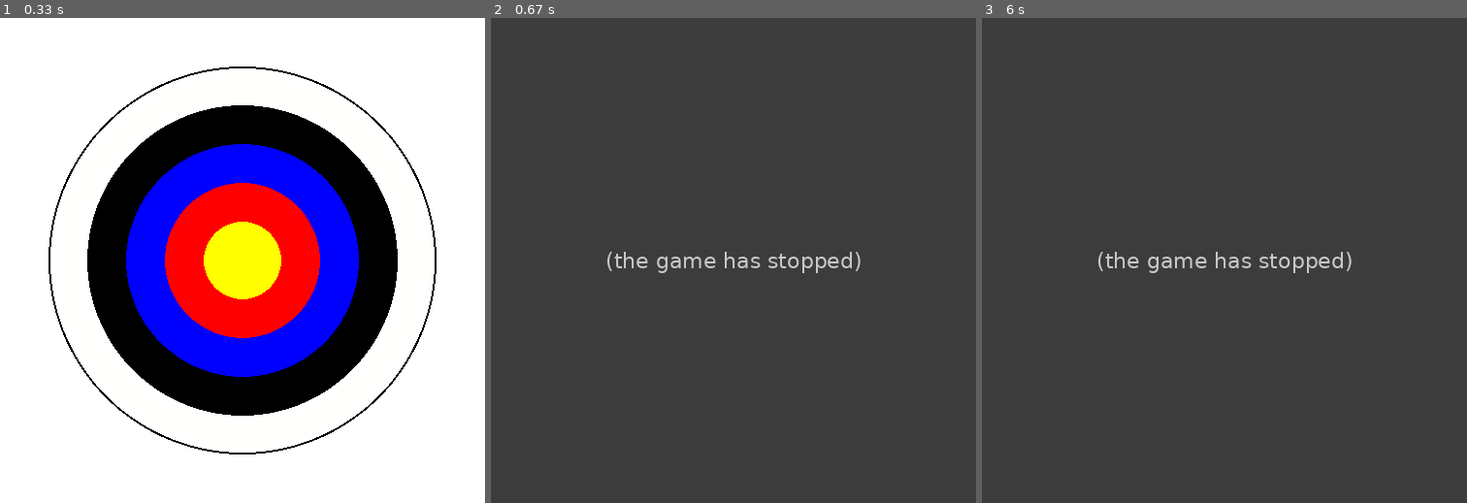
Above: before the commit, frames 1-3 (left to right).
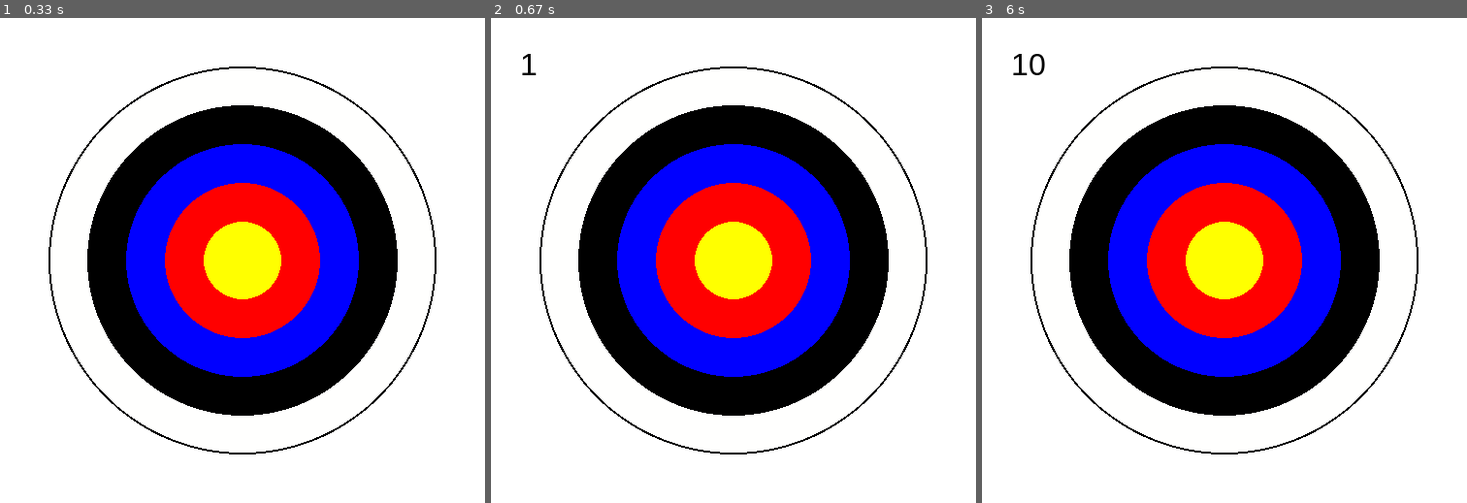
Above: after the commit, the same moments.

Repository: crookescout/Unit_10
Game: pygame game, started from unit_10_assignment.py
Same seed, same stepped clock (60 frames per second), same inputs: the game is played once before the commit and once after it.
Inputs (mouse positions are in pixels of both pictures, inside the frame that each line leads up to):
- Up to frame 1 (0.33 s): no input
- Up to frame 2 (0.67 s): click (888, 245) at 0.38 s
- Up to frame 3 (6 s): click (1243, 241) at 5.72 s

Frame 1 is identical in both runs. In frame 2, 100% of the frame differs, in the area x 0-100%, y 0-100%; in frame 3, 100%.
Error before the commit: TypeError: text must be a unicode or bytes (target.py line 40); the game stopped at 0.38 s (later frames are placeholders)

Commit message:
Finished unit 10 assignment

Diff:
--- a/target.py
+++ b/target.py
@@ -1,4 +1,4 @@
-# Scout Crooke, 12/13/19, this program performs unit 10 assignment option three: a target game
+# Scout Crooke, 1/6/20, this program performs unit 10 assignment option 3: a target game
 
 import pygame
 
@@ -10,6 +10,10 @@
         self.score = 0
 
     def draw_target(self):
+        """
+        this method draws 6 different colored circles with different sizes to form a target
+        :return: none
+        """
         x = int(self.main_surface.get_width()/2)
         y = int(self.main_surface.get_height()/2)
         pygame.draw.circle(self.main_surface, (255, 255, 254), (x, y), 200, 0)
@@ -20,8 +24,13 @@
         pygame.draw.circle(self.main_surface, (255, 255, 0), (x, y), 40, 0)
 
     def get_score(self, position):
+        """
+        this method calculates the user's score depending on what color circle of the target they click on
+        :param position: the position is the mouse coordinates on the target
+        :return: none
+        """
         target_color = self.main_surface.get_at(position)
-        if target_color == (255, 25, 0 , 255):
+        if target_color == (255, 255, 0, 255):
             self.update_score(9)
         elif target_color == (255, 0, 0, 255):
             self.update_score(7)
@@ -30,12 +39,17 @@
         elif target_color == (0, 0, 0, 255):
             self.update_score(3)
         elif target_color == (255, 255, 254, 255):
-            self.update_score(3)
+            self.update_score(1)
 
     def update_score(self, score):
+        """
+        this method updates the user's score and displays it on the screen
+        :param score: the user's score depending on the color of the circle they clicked on the target
+        :return: none
+        """
         self.main_surface.fill((255, 255, 255))
         self.draw_target()
         self.score += score
         mouse_font = pygame.font.SysFont("Helvetica", 32)
-        mouse_label = mouse_font.render(float(score), 1, (0, 0, 0))
+        mouse_label = mouse_font.render(str(self.score), 1, (0, 0, 0))
         self.main_surface.blit(mouse_label, (30, 30))
--- a/unit_10_assignment.py
+++ b/unit_10_assignment.py
@@ -1,4 +1,4 @@
-# Scout Crooke, 12/17/19, this program plays a target game
+# Scout Crooke, 1/6/20, this program plays a target game
 
 import target
 import pygame, sys
@@ -13,11 +13,13 @@
 my_target = target.Target(main_surface)
 my_target.draw_target()
 
+num_clicks = 0
 while True:
     pygame.display.update()
     for event in pygame.event.get():
         if event.type == QUIT:
             pygame.quit()
             sys.exit()
-        if event.type == MOUSEBUTTONDOWN:
+        if event.type == MOUSEBUTTONDOWN and num_clicks < 5:
+            num_clicks += 1
             my_target.get_score(pygame.mouse.get_pos())
